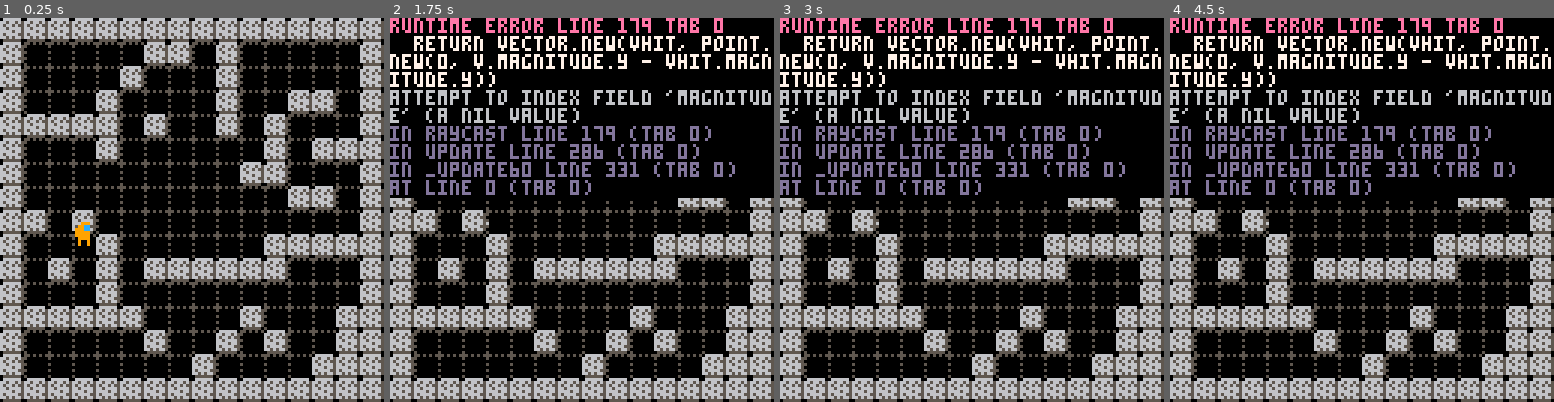
Above: before the commit, frames 1-4 (left to right).
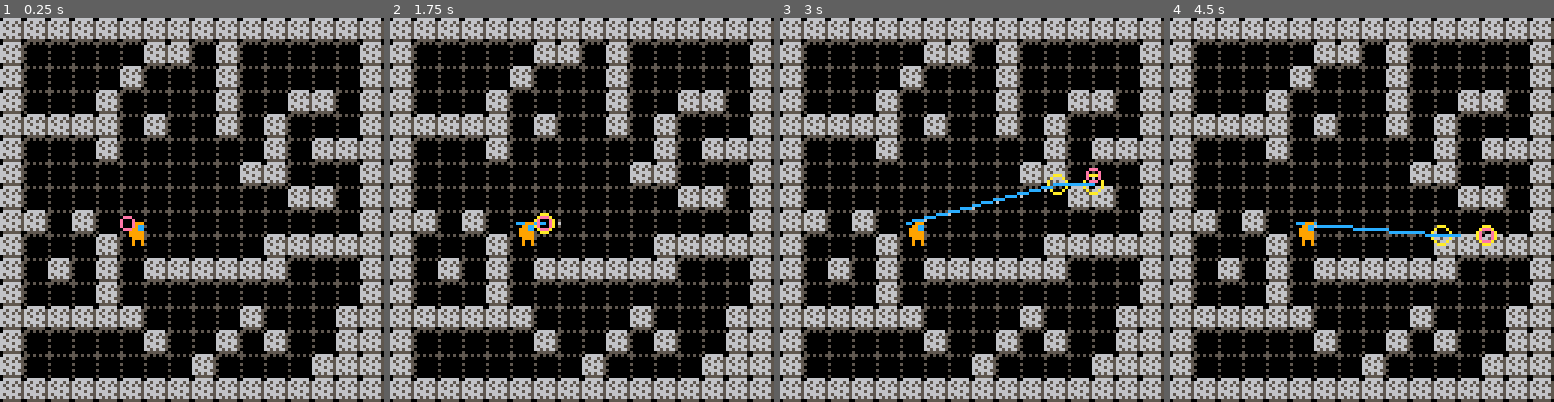
Above: after the commit, the same moments.

Repository: Cryowatt/Picowatt
Game: PICO-8 cartridge game.p8
Two runs of this game, one before a commit and one after it. Both use one fixed random seed, a clock stepped at 60 frames per second and the inputs below.
Inputs:
- Up to frame 1 (0.25 s): no input
- Up to frame 2 (1.75 s): hold Right from 1.6 s (still down)
- Up to frame 3 (3 s): release Right at 2.1 s; hold Up 2.15-2.42 s; hold Right from 2.47 s (still down)
- Up to frame 4 (4.5 s): release Right at 3.03 s; hold Left 3.08-3.58 s; hold Down 3.63-3.97 s; hold Right from 4.02 s (still down)

The runs differ from the first frame. In frame 1, 0.4% of the frame differs, in the area x 19-38%, y 51-60%; in frame 2, 28%; in frame 3, 28%; in frame 4, 29%, in the area x 0-100%, y 0-60%.
Error before the commit: runtime error line 179 tab 0; return vector.new(vhit, point.new(0, v.magnitude.y - vhit.magnitude.y)); attempt to index field 'magnitude' (a nil value)

Commit message:
Fixed the raycast physics

Diff:
--- a/player.lua
+++ b/player.lua
@@ -40,7 +40,7 @@
 function player.new()
 	return setmetatable(
 		{
-			x = 24.2113,
+			x = 42.2113,
 			y = 68.934221,
 			dx = 0,
 			dy = 0,
@@ -104,10 +104,9 @@
 		-- printh("cast ray x:" .. ray.point.x .. " y:" .. ray.point.y .. " dx:" .. ray.magnitude.x .. " dy:" .. ray.magnitude.y .. " length:" .. length)
 		local dof = 0
 		while dof < max_length do
-			printh("cast iteration" .. dof .. " max_len:" .. max_length)
+			-- printh("cast iteration" .. dof .. " max_len:" .. max_length)
 			pset(x, y, 6)
 			if fget(mget(shr(x, 3), shr(y, 3)), tile_flag.solid) then
-				-- printh("HIT!")
 				-- hx = rx - x
 				-- hy = ry - y
 				-- distanceH = sqrt(hx * hx + hy * hy)
@@ -142,6 +141,8 @@
 		)
 
 		hhit = cast(ray, v.magnitude) or hhit
+		printh("Horizontal HIT!" .. tostr(hhit) .. "|" .. hhit:length())
+		circ(hhit.x, hhit.y, 3, 9)
 	end
 
 	--Check Vertical Lines
@@ -166,12 +167,20 @@
 		)
 
 		vhit = cast(ray, v.magnitude) or vhit
-	end
-
-	if hhit:length() < vhit:length() then
-		return vector.new(hhit, point.new(v.magnitude.x - hhit.magnitude.x, 0))
+		printh("Vertical HIT!" .. tostr(vhit) .. "|" .. vhit:length())
+		circ(hhit.x, hhit.y, 3, 10)
+	end
+
+	-- Move collision point to playerspace
+	local hdv = hhit - v.point
+	local vdv = vhit - v.point
+
+	if hdv:length() < vdv:length() then
+		dv = hhit - v.point
+		return vector.new(hhit, point.new(v.magnitude.x - dv.x, 0))
 	else
-		return vector.new(vhit, point.new(0, v.magnitude.y - vhit.magnitude.y))
+		dv = vhit - v.point
+		return vector.new(vhit, point.new(0, v.magnitude.y - dv.y))
 	end
 
 	-- if hhit ~= nil then
@@ -303,5 +312,6 @@
 
 function player:draw()
 	spr(2, self.x, self.y, 1, 1, self.h_flip)
-	spr(2, self.x + self.dx, self.y + self.dy, 1, 1, self.h_flip)
-end
+	circ(self.x + self.dx, self.y + self.dy, 2, 14)
+	-- spr(2, self.x + self.dx, self.y + self.dy, 1, 1, self.h_flip)
+end
